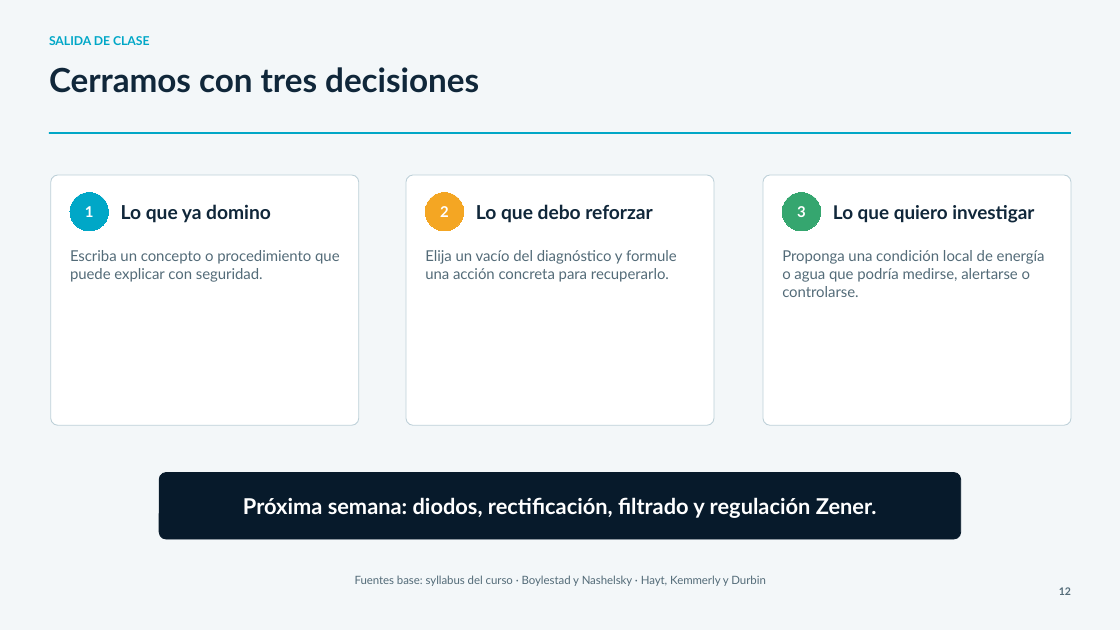
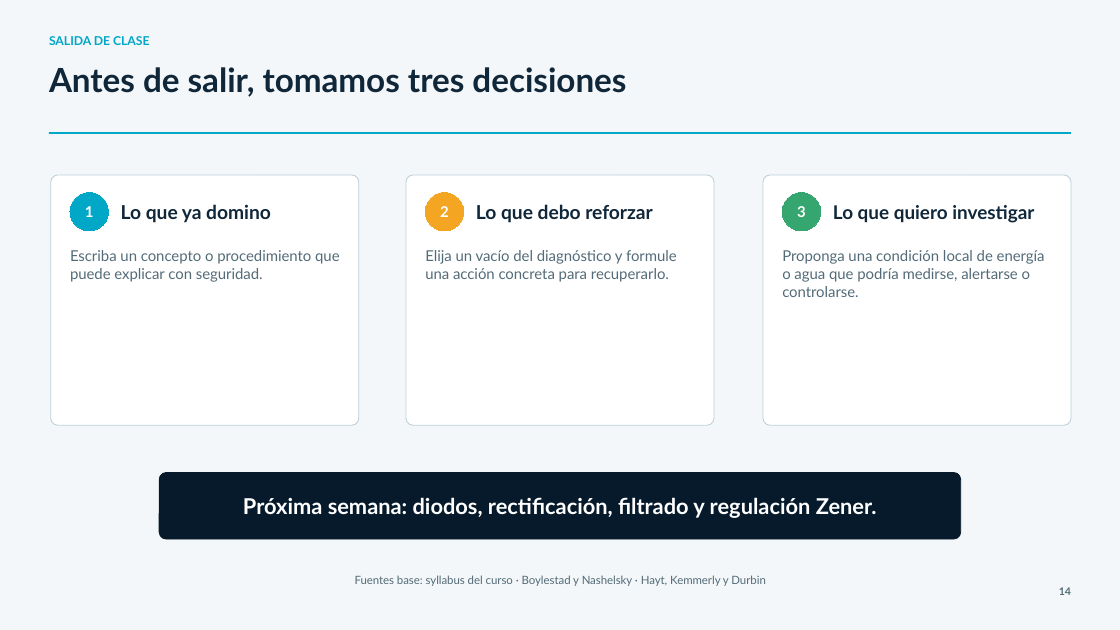
Before and after one commit to jancome/Electronica-Analoga-y-Digital, a slide deck: slide 14 of presentaciones/semana-01/semana-01-inicio-diagnostico-y-abp.pptx (slide 12 before the commit). Drawn at 1120x630 pixels with LibreOffice and Linux fonts; fonts in the diff are those of the drawing. Boxes give left, top, right and bottom in pixels: in the first picture for what was removed or moved away, otherwise in the second. Text is boxed around its words. In the diff, an @@ line names an element or a change of style, - is before the commit and + after.

```diff
--- a/presentaciones/semana-01/semana-01-inicio-diagnostico-y-abp.pptx
+++ b/presentaciones/semana-01/semana-01-inicio-diagnostico-y-abp.pptx
@@ text at bbox=[49, 67, 626, 97]: text changed @@
-Cerramos con tres decisiones
+Antes de salir, tomamos tres decisiones
@@ text at bbox=[1059, 587, 1071, 595]: text changed @@
-12
+14
```
Also in this commit, not shown: 10 other slides changed, 4 slides added, 1 slide removed, 8 other files.
